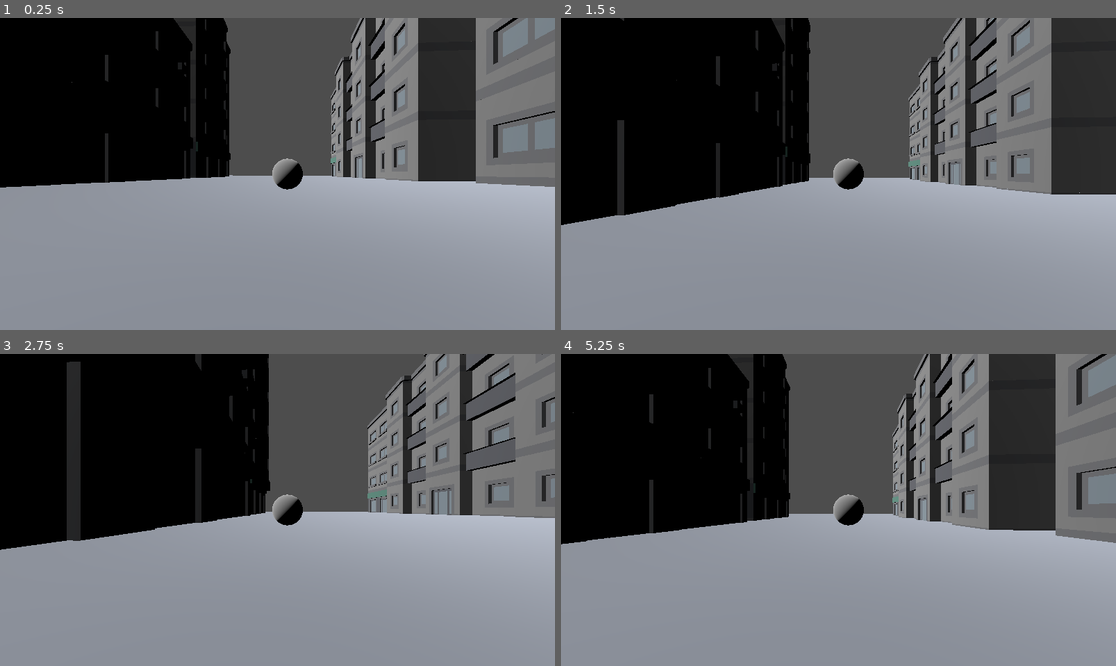
Above: before the commit, frames 1-4 (two rows, left to right).
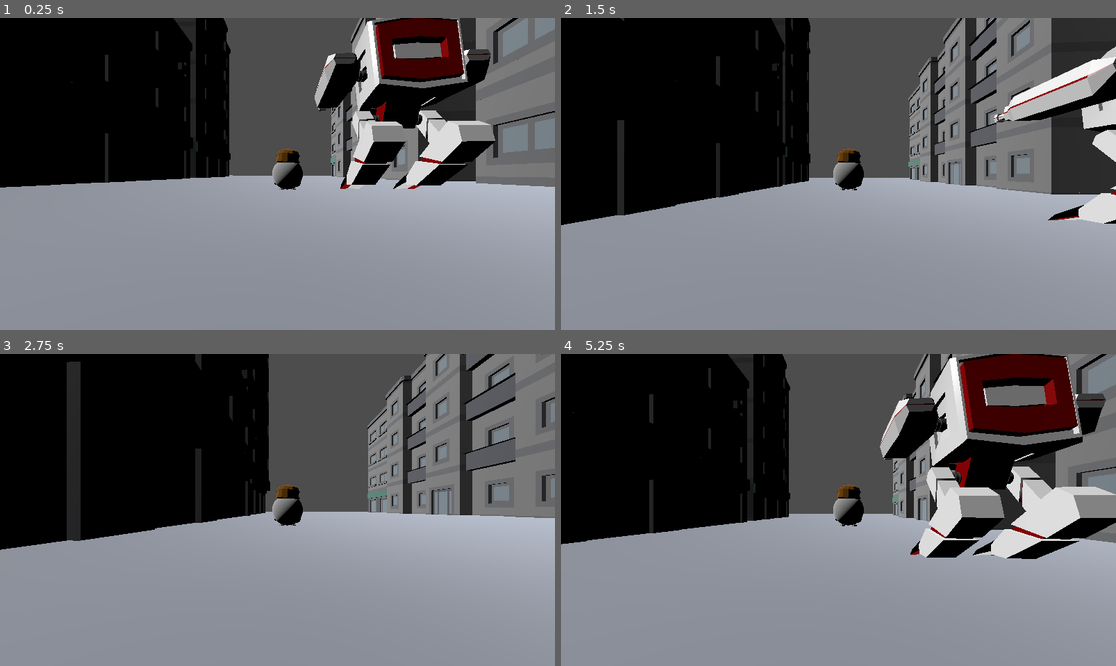
Above: after the commit, the same moments.

Repository: JojoMakesGames/Rogue-Bot
Game: Godot game, scene res://Scenes/Tests/Test_Factory.tscn
The game is run twice, just before and just after one commit, with the same random seed, the same clock (stepped at 60 frames per second) and the same inputs. This scene is started directly instead of the project's main scene.
Inputs (mouse positions are in pixels of both pictures, inside the frame that each line leads up to):
- Up to frame 1 (0.25 s): no input
- Up to frame 2 (1.5 s): tap Enter at 0.5 s; move the mouse to (960, 158) at 0.52 s; hold Right (right) 0.53-1.28 s; tap Space (jump) at 0.77 s; move the mouse to (727, 189) at 1.27 s; hold S (down) from 1.28 s (still down)
- Up to frame 3 (2.75 s): tap Space (jump) at 1.52 s; move the mouse to (333, 441) at 2.02 s; release S (down) at 2.03 s; hold Right (right) from 2.03 s (still down)
- Up to frame 4 (5.25 s): move the mouse to (810, 572) at 2.77 s; release Right (right) at 2.78 s; hold W (up) 2.78-3.53 s; tap Space (jump) at 3.02, 3.77, 4.52 s; move the mouse to (1005, 556) at 3.52 s; hold Left (left) 3.53-5.03 s; move the mouse to (672, 463) at 4.27 s; move the mouse to (866, 510) at 5.02 s; hold S (down) from 5.03 s (still down)

The runs differ from the first frame. In frame 1, 11% of the frame differs, in the area x 49-90%, y 0-56%; in frame 2, 4.1%; in frame 3, 0.2%; in frame 4, 17%, in the area x 49-100%, y 0-66%.

Commit message:
added police bot asset

Diff:
--- /dev/null
+++ b/Assets/robot/Black.tres
@@ -0,0 +1,8 @@
+[gd_resource type="StandardMaterial3D" format=3 uid="uid://dsfu6ywc8olxm"]
+
+[resource]
+resource_name = "Black"
+cull_mode = 2
+vertex_color_use_as_albedo = true
+albedo_color = Color(0.776471, 0.498039, 0.160784, 1)
+metallic = 1.0
--- /dev/null
+++ b/Assets/robot/Grey.tres
@@ -0,0 +1,7 @@
+[gd_resource type="StandardMaterial3D" format=3 uid="uid://dyebq5ori7rr4"]
+
+[resource]
+resource_name = "Grey"
+cull_mode = 2
+vertex_color_use_as_albedo = true
+metallic = 1.0
--- /dev/null
+++ b/Assets/robot/Main.tres
@@ -0,0 +1,7 @@
+[gd_resource type="StandardMaterial3D" format=3 uid="uid://b7ml1xrvl6edy"]
+
+[resource]
+resource_name = "Main"
+cull_mode = 2
+vertex_color_use_as_albedo = true
+metallic = 1.0
--- a/Scenes/Assets/Factory/detail_awning.tscn
+++ b/Scenes/Assets/Factory/detail_awning.tscn
@@ -1,5 +1,3 @@
-[gd_scene load_steps=2 format=3 uid="uid://nwv7oqma1npo"]
+[gd_scene format=3 uid="uid://bkdivb8i7rwru"]
 
-[ext_resource type="PackedScene" uid="uid://hnioigmwxncd" path="res://Assets/city/detail_awning.glb" id="1_10bqi"]
-
-[node name="detail_awning" instance=ExtResource("1_10bqi")]
+[node name="detail_awning"]
--- a/Scenes/Tests/Test_Factory.tscn
+++ b/Scenes/Tests/Test_Factory.tscn
@@ -9,6 +9,9 @@
 [ext_resource type="PackedScene" uid="uid://brpff1au3kxym" path="res://Assets/city/large_buildingD.glb" id="7_m5eah"]
 [ext_resource type="PackedScene" uid="uid://nn6xy01rn0fd" path="res://Assets/city/large_buildingE.glb" id="8_i2a7n"]
 [ext_resource type="PackedScene" uid="uid://c1ncexn2ng6w6" path="res://Assets/city/large_buildingG.glb" id="9_4mf0t"]
+[ext_resource type="PackedScene" uid="uid://b62g8x5aeenms" path="res://Assets/robot/Robot.glb" id="10_lcvpr"]
+[ext_resource type="PackedScene" uid="uid://d4jp03ufmwok0" path="res://Assets/policebot/policebot.glb" id="12_e85xm"]
+[ext_resource type="Material" uid="uid://dsfu6ywc8olxm" path="res://Assets/robot/Black.tres" id="12_vxaxg"]
 
 [sub_resource type="WorldBoundaryShape3D" id="WorldBoundaryShape3D_u1id3"]
 
@@ -50,6 +53,112 @@
 
 [node name="Camera3D" type="Camera3D" parent="Player_Robot"]
 transform = Transform3D(-0.998806, 0, -0.0488498, 0, 1, 0, 0.0488498, 0, -0.998806, 0, 0, -6.65903)
+
+[node name="Robot" parent="Player_Robot" instance=ExtResource("10_lcvpr")]
+transform = Transform3D(0.3, 0, 0, 0, 0.3, 0, 0, 0, 0.3, 0, -0.514311, 0)
+
+[node name="Skeleton3D" parent="Player_Robot/Robot/RobotArmature" index="0"]
+bones/8/rotation = Quaternion(0.00102117, -0.00441053, 0.00436832, 0.99998)
+bones/11/rotation = Quaternion(-0.0545858, -0.689886, 0.0692138, 0.718531)
+bones/12/rotation = Quaternion(0.309992, 0.499338, -0.36494, 0.72207)
+bones/27/rotation = Quaternion(0.0435723, 0.80457, 0.0574779, 0.589461)
+bones/28/rotation = Quaternion(0.0897255, -0.705058, 0.255014, 0.6556)
+bones/42/rotation = Quaternion(0.985518, 0.0175896, -0.0842843, 0.146085)
+bones/42/scale = Vector3(1, 1, 1.00002)
+bones/43/rotation = Quaternion(0.277154, 1.27869e-07, -7.01762e-08, 0.960825)
+bones/46/rotation = Quaternion(0.979527, -0.0257523, 0.13731, 0.144948)
+bones/46/scale = Vector3(1, 1, 1.00002)
+bones/47/rotation = Quaternion(0.277154, -3.12318e-07, 4.08035e-08, 0.960825)
+
+[node name="FootL_2" parent="Player_Robot/Robot/RobotArmature/Skeleton3D" index="0"]
+transform = Transform3D(1, -8.52651e-14, -8.57092e-14, 5.68434e-14, 1, 1.2666e-07, -2.35367e-14, -1.11759e-07, 1, 0.624058, 0.397664, 0.191114)
+bone_idx = 2
+
+[node name="FootL_2" parent="Player_Robot/Robot/RobotArmature/Skeleton3D/FootL_2" index="0"]
+material_override = ExtResource("12_vxaxg")
+
+[node name="Head_2" parent="Player_Robot/Robot/RobotArmature/Skeleton3D" index="1"]
+transform = Transform3D(0.997344, -0.0605066, -0.0405411, 0.0602789, 0.998158, -0.00681537, 0.0408788, 0.00435347, 0.999154, -0.060939, 3.65065, 0.0399589)
+bone_idx = 9
+
+[node name="Head_2" parent="Player_Robot/Robot/RobotArmature/Skeleton3D/Head_2" index="0"]
+material_override = ExtResource("12_vxaxg")
+
+[node name="ArmL" parent="Player_Robot/Robot/RobotArmature/Skeleton3D" index="2"]
+transform = Transform3D(0.435433, 0.900219, 0.00201389, -0.869529, 0.421165, -0.257951, -0.23306, 0.110569, 0.966156, 0.265002, 2.88456, 0.130694)
+bone_idx = 24
+
+[node name="ArmL" parent="Player_Robot/Robot/RobotArmature/Skeleton3D/ArmL" index="0"]
+material_override = ExtResource("12_vxaxg")
+
+[node name="ShoulderL_2" parent="Player_Robot/Robot/RobotArmature/Skeleton3D" index="3"]
+transform = Transform3D(0.434578, 0.900634, -1.10357e-07, -0.900634, 0.434578, -1.49874e-07, -3.58294e-08, 1.43193e-07, 1, 0.582681, 2.40805, -0.0209942)
+bone_idx = 25
+
+[node name="ShoulderL_2" parent="Player_Robot/Robot/RobotArmature/Skeleton3D/ShoulderL_2" index="0"]
+material_override = ExtResource("12_vxaxg")
+
+[node name="ArmR" parent="Player_Robot/Robot/RobotArmature/Skeleton3D" index="4"]
+transform = Transform3D(0.101816, -0.202931, -2.08616e-07, 0.202145, 0.101422, 0.0199571, -0.0178377, -0.00894988, 0.226162, -0.82569, 2.01812, 0.0402434)
+bone_idx = 40
+
+[node name="ArmR" parent="Player_Robot/Robot/RobotArmature/Skeleton3D/ArmR" index="0"]
+material_override = ExtResource("12_vxaxg")
+
+[node name="ShoulderR_2" parent="Player_Robot/Robot/RobotArmature/Skeleton3D" index="5"]
+transform = Transform3D(0.448449, -0.893808, -7.38107e-08, 0.893808, 0.448449, -5.36874e-08, 4.91088e-08, -6.47962e-08, 1, -0.636986, 2.40748, -0.0209942)
+bone_idx = 41
+
+[node name="ShoulderR_2" parent="Player_Robot/Robot/RobotArmature/Skeleton3D/ShoulderR_2" index="0"]
+material_override = ExtResource("12_vxaxg")
+
+[node name="LowerLegL_2" parent="Player_Robot/Robot/RobotArmature/Skeleton3D" index="6"]
+transform = Transform3D(0.984156, 0.00489262, 0.177237, 0.00848285, 0.997178, -0.0746187, -0.1771, 0.0749526, 0.981346, 0.684378, 0.371967, 0.214598)
+bone_idx = 44
+
+[node name="LowerLegL_2" parent="Player_Robot/Robot/RobotArmature/Skeleton3D/LowerLegL_2" index="0"]
+material_override = ExtResource("12_vxaxg")
+
+[node name="LegL" parent="Player_Robot/Robot/RobotArmature/Skeleton3D" index="7"]
+transform = Transform3D(0.984221, -0.0223219, 0.175534, 0.00756529, 0.996413, 0.0843002, -0.176784, -0.081633, 0.98087, 0.643833, 1.18699, 0.0287186)
+bone_idx = 45
+
+[node name="LegL" parent="Player_Robot/Robot/RobotArmature/Skeleton3D/LegL" index="0"]
+material_override = ExtResource("12_vxaxg")
+
+[node name="LowerLegR_2" parent="Player_Robot/Robot/RobotArmature/Skeleton3D" index="8"]
+transform = Transform3D(0.962589, -0.00859097, -0.270827, -0.0120751, 0.997147, -0.0745333, 0.270696, 0.075029, 0.959728, -0.730434, 0.372037, 0.206395)
+bone_idx = 48
+
+[node name="LowerLegR_2" parent="Player_Robot/Robot/RobotArmature/Skeleton3D/LowerLegR_2" index="0"]
+material_override = ExtResource("12_vxaxg")
+
+[node name="LegR" parent="Player_Robot/Robot/RobotArmature/Skeleton3D" index="9"]
+transform = Transform3D(0.962472, 0.0441208, -0.267766, -0.0131833, 0.993133, 0.116261, 0.271059, -0.108362, 0.956436, -0.666557, 1.18434, 0.017944)
+bone_idx = 49
+
+[node name="LegR" parent="Player_Robot/Robot/RobotArmature/Skeleton3D/LegR" index="0"]
+material_override = ExtResource("12_vxaxg")
+
+[node name="Torso_2" parent="Player_Robot/Robot/RobotArmature/Skeleton3D" index="10"]
+transform = Transform3D(1, 0, 0, 0, 1, 0, 0, 0, 1, -0.00271564, 2.20934, -0.0195812)
+bone_idx = 50
+
+[node name="Torso_2" parent="Player_Robot/Robot/RobotArmature/Skeleton3D/Torso_2" index="0"]
+material_override = ExtResource("12_vxaxg")
+
+[node name="FootR_2" parent="Player_Robot/Robot/RobotArmature/Skeleton3D" index="11"]
+transform = Transform3D(1, 3.41061e-13, 7.81597e-14, 3.41061e-13, 1, -1.30385e-07, -3.55271e-14, -3.72529e-09, 1, -0.637997, 0.397664, 0.191115)
+bone_idx = 53
+
+[node name="FootR_2" parent="Player_Robot/Robot/RobotArmature/Skeleton3D/FootR_2" index="0"]
+material_override = ExtResource("12_vxaxg")
+
+[node name="HandL" parent="Player_Robot/Robot/RobotArmature/Skeleton3D" index="12"]
+material_override = ExtResource("12_vxaxg")
+
+[node name="HandR" parent="Player_Robot/Robot/RobotArmature/Skeleton3D" index="13"]
+material_override = ExtResource("12_vxaxg")
 
 [node name="DirectionalLight3D" type="DirectionalLight3D" parent="."]
 transform = Transform3D(0.694972, -0.0323672, 0.718308, -0.719037, -0.031284, 0.694268, 0, -0.998986, -0.0450147, 10.3053, 36.6386, 20.7369)
@@ -64,81 +173,86 @@
 material_override = SubResource("StandardMaterial3D_4k5u8")
 mesh = SubResource("PlaneMesh_0xwnq")
 
-[node name="Large_buildingG" type="StaticBody3D" parent="."]
+[node name="building8" type="StaticBody3D" parent="."]
 transform = Transform3D(11.6653, 0, 0, 0, 11.6653, 0, 0, 0, 11.6653, -19.273, -2.6049, -2.67311)
 
-[node name="large_buildingG" parent="Large_buildingG" instance=ExtResource("9_4mf0t")]
+[node name="large_buildingG" parent="building8" instance=ExtResource("9_4mf0t")]
 transform = Transform3D(-4.37114e-08, 0, 1, 0, 1, 0, -1, 0, -4.37114e-08, 0, 0.0641864, 0)
 
-[node name="CollisionShape3D" type="CollisionShape3D" parent="Large_buildingG"]
+[node name="CollisionShape3D" type="CollisionShape3D" parent="building8"]
 transform = Transform3D(1, 0, 0, 0, 1, 0, 0, 0, 1, 0.00127828, 0.08192, -0.32876)
 shape = SubResource("BoxShape3D_iavh2")
 
-[node name="StaticBody3D" type="StaticBody3D" parent="."]
+[node name="building7" type="StaticBody3D" parent="."]
 transform = Transform3D(11.6653, 0, 0, 0, 11.6653, 0, 0, 0, 11.6653, -15.5685, -1.89423, 21.0227)
 
-[node name="large_buildingA" parent="StaticBody3D" instance=ExtResource("2_lqp4o")]
+[node name="large_buildingA" parent="building7" instance=ExtResource("2_lqp4o")]
 transform = Transform3D(-4.37114e-08, 0, 1, 0, 1, 0, -1, 0, -4.37114e-08, 0, -0.0189009, 0)
 
-[node name="CollisionShape3D" type="CollisionShape3D" parent="StaticBody3D"]
+[node name="CollisionShape3D" type="CollisionShape3D" parent="building7"]
 transform = Transform3D(1, 0, 0, 0, 1, 0, 0, 0, 1, 0, 0.805051, 0)
 shape = SubResource("BoxShape3D_x3ueb")
 
-[node name="StaticBody3D2" type="StaticBody3D" parent="."]
+[node name="building6" type="StaticBody3D" parent="."]
 transform = Transform3D(11.6653, 0, 0, 0, 11.6653, 0, 0, 0, 11.6653, -14.9483, -1.39251, 40.0149)
 
-[node name="large_buildingB" parent="StaticBody3D2" instance=ExtResource("3_prkpw")]
+[node name="large_buildingB" parent="building6" instance=ExtResource("3_prkpw")]
 transform = Transform3D(-4.37114e-08, 0, 1, 0, 1, 0, -1, 0, -4.37114e-08, 0, -0.0644173, 0)
 
-[node name="CollisionShape3D" type="CollisionShape3D" parent="StaticBody3D2"]
+[node name="CollisionShape3D" type="CollisionShape3D" parent="building6"]
 transform = Transform3D(1, 0, 0, 0, 1, 0, 0, 0, 1, 0, 0.855816, 0)
 shape = SubResource("BoxShape3D_dn0uj")
 
-[node name="StaticBody3D3" type="StaticBody3D" parent="."]
+[node name="building5" type="StaticBody3D" parent="."]
 transform = Transform3D(11.6653, 0, 0, 0, 11.6653, 0, 0, 0, 11.6653, 18.3344, -2.27816, -15.4478)
 
-[node name="large_buildingD" parent="StaticBody3D3" instance=ExtResource("7_m5eah")]
+[node name="large_buildingD" parent="building5" instance=ExtResource("7_m5eah")]
 transform = Transform3D(-4.37114e-08, 0, -1, 0, 1, 0, 1, 0, -4.37114e-08, 0, 0, 0)
 
-[node name="CollisionShape3D" type="CollisionShape3D" parent="StaticBody3D3"]
+[node name="CollisionShape3D" type="CollisionShape3D" parent="building5"]
 transform = Transform3D(1, 0, 0, 0, 1, 0, 0, 0, 1, 0, 0.842149, 0)
 shape = SubResource("BoxShape3D_1t4n2")
 
-[node name="StaticBody3D4" type="StaticBody3D" parent="."]
+[node name="building4" type="StaticBody3D" parent="."]
 transform = Transform3D(11.6653, 0, 0, 0, 11.6653, 0, 0, 0, 11.6653, 15.6218, -1.26205, 5.22555)
 
-[node name="large_buildingF" parent="StaticBody3D4" instance=ExtResource("4_5w8jt")]
+[node name="large_buildingF" parent="building4" instance=ExtResource("4_5w8jt")]
 transform = Transform3D(-4.37114e-08, 0, -1, 0, 1, 0, 1, 0, -4.37114e-08, 0, -0.0510955, 0)
 
-[node name="CollisionShape3D" type="CollisionShape3D" parent="StaticBody3D4"]
+[node name="CollisionShape3D" type="CollisionShape3D" parent="building4"]
 transform = Transform3D(1, 0, 0, 0, 1, 0, 0, 0, 1, 0, 0.689844, 0)
 shape = SubResource("BoxShape3D_xx8jv")
 
-[node name="StaticBody3D5" type="StaticBody3D" parent="."]
+[node name="building3" type="StaticBody3D" parent="."]
 transform = Transform3D(11.6653, 0, 0, 0, 11.6653, 0, 0, 0, 11.6653, 18.3342, -2.72071, 26.097)
 
-[node name="large_buildingE" parent="StaticBody3D5" instance=ExtResource("8_i2a7n")]
+[node name="large_buildingE" parent="building3" instance=ExtResource("8_i2a7n")]
 transform = Transform3D(-4.37114e-08, 0, -1, 0, 1, 0, 1, 0, -4.37114e-08, 0, 0.0694991, 0)
 
-[node name="CollisionShape3D" type="CollisionShape3D" parent="StaticBody3D5"]
+[node name="CollisionShape3D" type="CollisionShape3D" parent="building3"]
 transform = Transform3D(1, 0, 0, 0, 1, 0, 0, 0, 1, 0, 1.02635, 0)
 shape = SubResource("BoxShape3D_kjf6u")
 
-[node name="StaticBody3D6" type="StaticBody3D" parent="."]
+[node name="building2" type="StaticBody3D" parent="."]
 transform = Transform3D(11.6653, 0, 0, 0, 11.6653, 0, 0, 0, 11.6653, -8.51064, -1.19925, -45.5831)
 
-[node name="large_buildingC" parent="StaticBody3D6" instance=ExtResource("6_srwiy")]
+[node name="large_buildingC" parent="building2" instance=ExtResource("6_srwiy")]
 transform = Transform3D(-4.37114e-08, 0, -1, 0, 1, 0, 1, 0, -4.37114e-08, 0, 0, 0)
 
-[node name="CollisionShape3D" type="CollisionShape3D" parent="StaticBody3D6"]
+[node name="CollisionShape3D" type="CollisionShape3D" parent="building2"]
 transform = Transform3D(1, 0, 0, 0, 1, 0, 0, 0, 1, 0, 0.846693, 0)
 shape = SubResource("BoxShape3D_3sw2x")
 
-[node name="StaticBody3D7" type="StaticBody3D" parent="."]
+[node name="building" type="StaticBody3D" parent="."]
 transform = Transform3D(11.6653, 0, 0, 0, 11.6653, 0, 0, 0, 11.6653, 8.02373, -1.26601, -44.1017)
 
-[node name="small_buildingD" parent="StaticBody3D7" instance=ExtResource("5_co4sr")]
-
-[node name="CollisionShape3D" type="CollisionShape3D" parent="StaticBody3D7"]
+[node name="small_buildingD" parent="building" instance=ExtResource("5_co4sr")]
+
+[node name="CollisionShape3D" type="CollisionShape3D" parent="building"]
 transform = Transform3D(1, 0, 0, 0, 1, 0, 0, 0, 1, 0, 0.652148, 0)
 shape = SubResource("BoxShape3D_bj1d4")
+
+[node name="policebot" parent="." instance=ExtResource("12_e85xm")]
+transform = Transform3D(1, 0, 0, 0, 1, 0, 0, 0, 1, -2.60697, 1.63396, 0.571829)
+
+[editable path="Player_Robot/Robot"]
Binary file added: Assets/policebot/policebot.glb
Not shown, added: Assets/policebot/policebot.glb.import
Binary file added: Assets/robot/Robot.glb
Not shown, added: Assets/robot/Robot.glb.import
Not shown: 1 places in Scenes/Tests/Test_Factory.tscn that only renumber resources
Not shown, added: Assets/policebot/low_poly_mecha.blend
Not shown, added: Assets/policebot/low_poly_mecha.blend1
